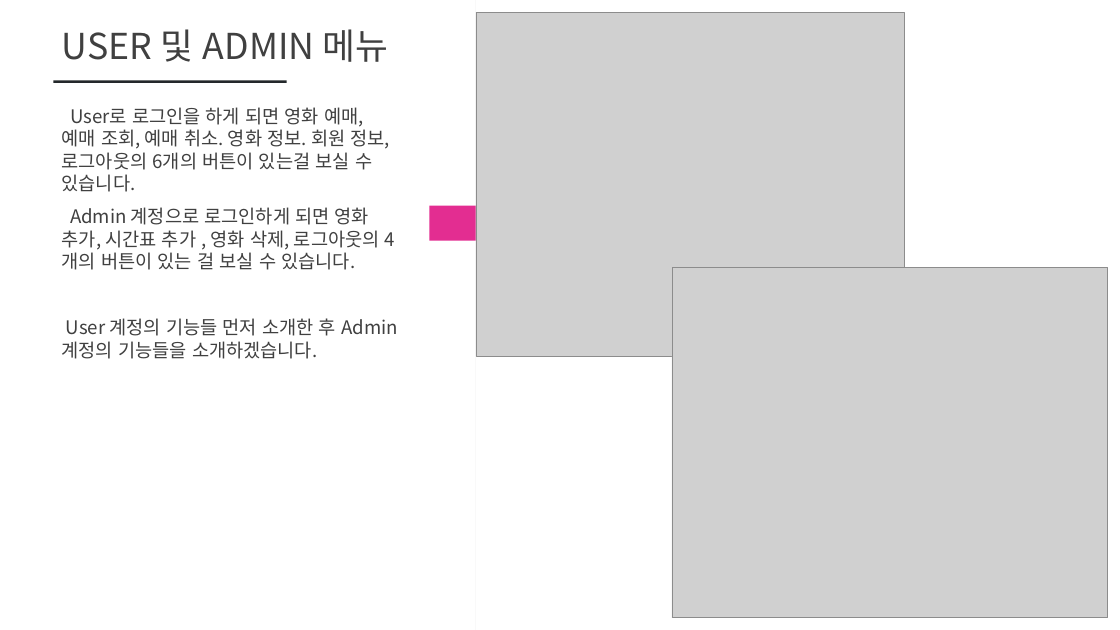
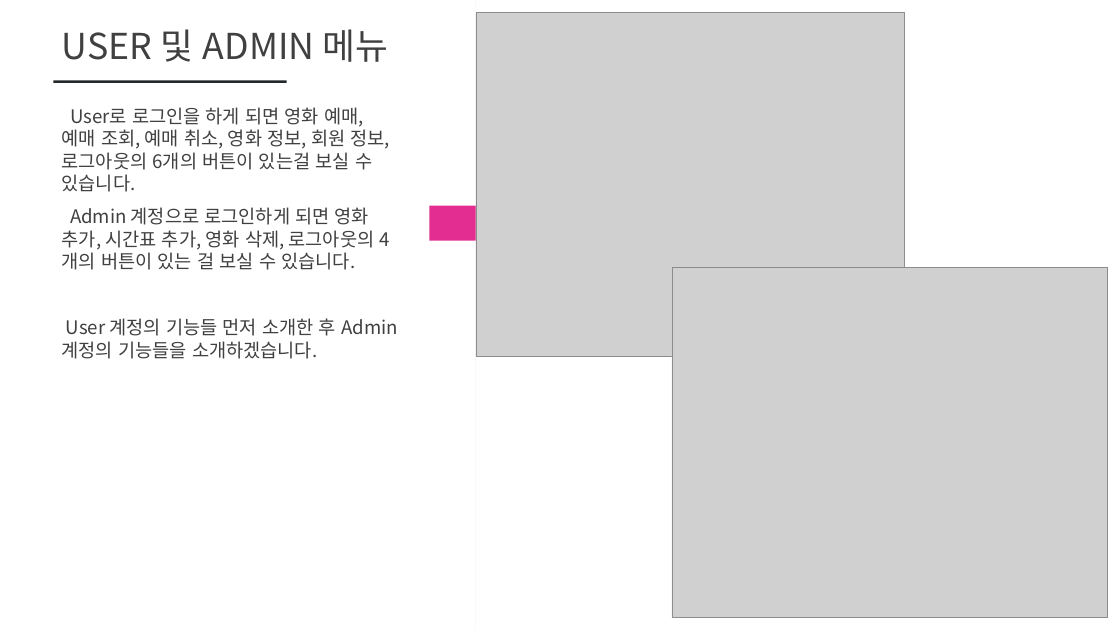
Before and after one commit to kimjunodes/mini_project_1, a slide deck: slide 3 of final/기획안.pptx. Drawn at 1120x630 pixels with LibreOffice and Linux fonts; fonts in the diff are those of the drawing; grey boxes stand for pictures. Boxes give left, top, right and bottom in pixels: in the first picture for what was removed or moved away, otherwise in the second. Text is boxed around its words. In the diff, an @@ line names an element or a change of style, - is before the commit and + after.

```diff
--- a/final/기획안.pptx
+++ b/final/기획안.pptx
@@ text at (62, 107, 391, 270): text changed @@
-User로 로그인을 하게 되면 영화 예매, 예매 조회, 예매 취소. 영화 정보. 회원 정보, 로그아웃의 6개의 버튼이 있는걸 보실 수 있습니다.
-Admin 계정으로 로그인하게 되면 영화 추가, 시간표 추가 , 영화 삭제, 로그아웃의 4개의 버튼이 있는 걸 보실 수 있습니다.
+User로 로그인을 하게 되면 영화 예매, 예매 조회, 예매 취소, 영화 정보, 회원 정보, 로그아웃의 6개의 버튼이 있는걸 보실 수 있습니다.
+Admin 계정으로 로그인하게 되면 영화 추가, 시간표 추가, 영화 삭제, 로그아웃의 4개의 버튼이 있는 걸 보실 수 있습니다.
```
Also in this commit, not shown: 3 other slides changed, 15 other files.
